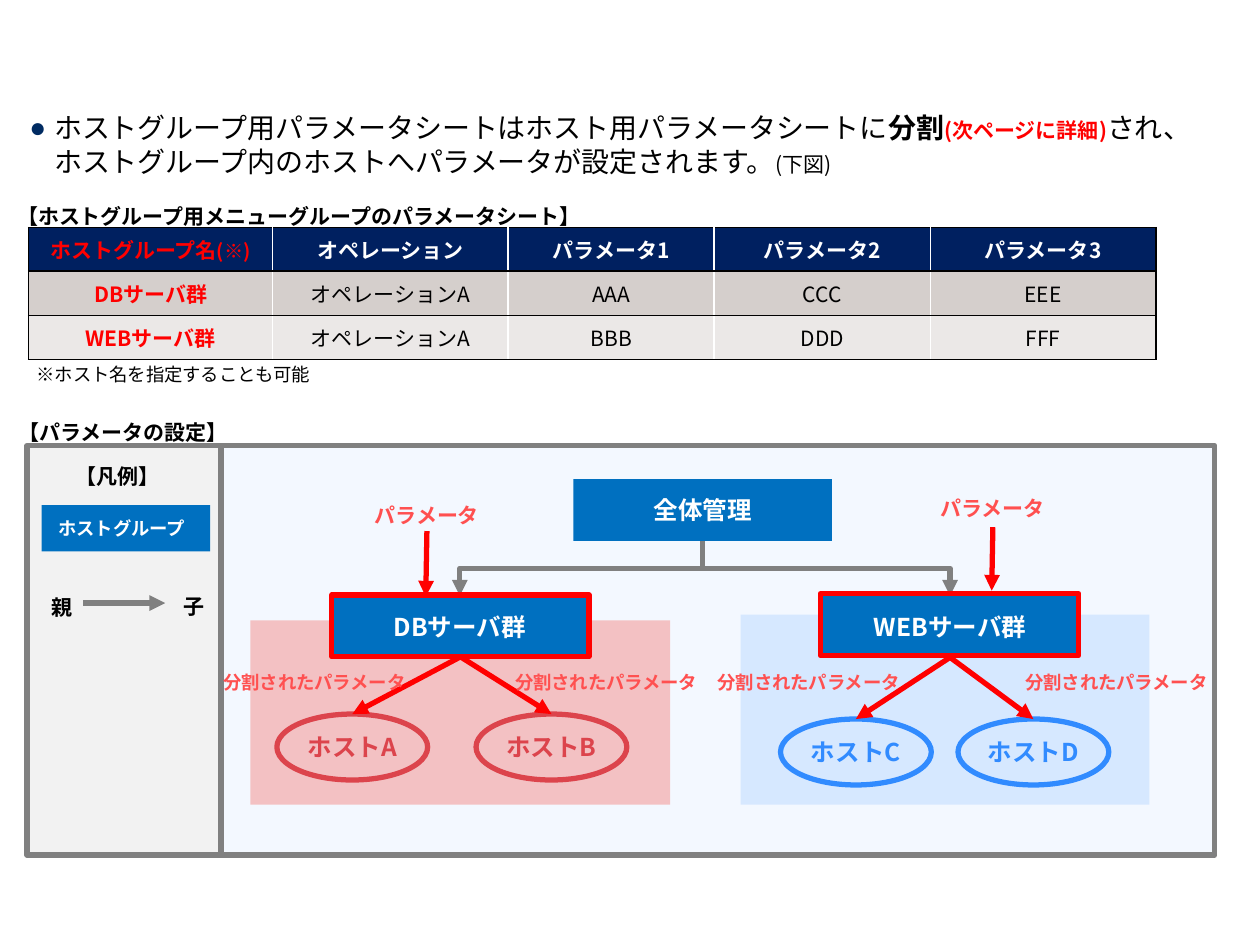
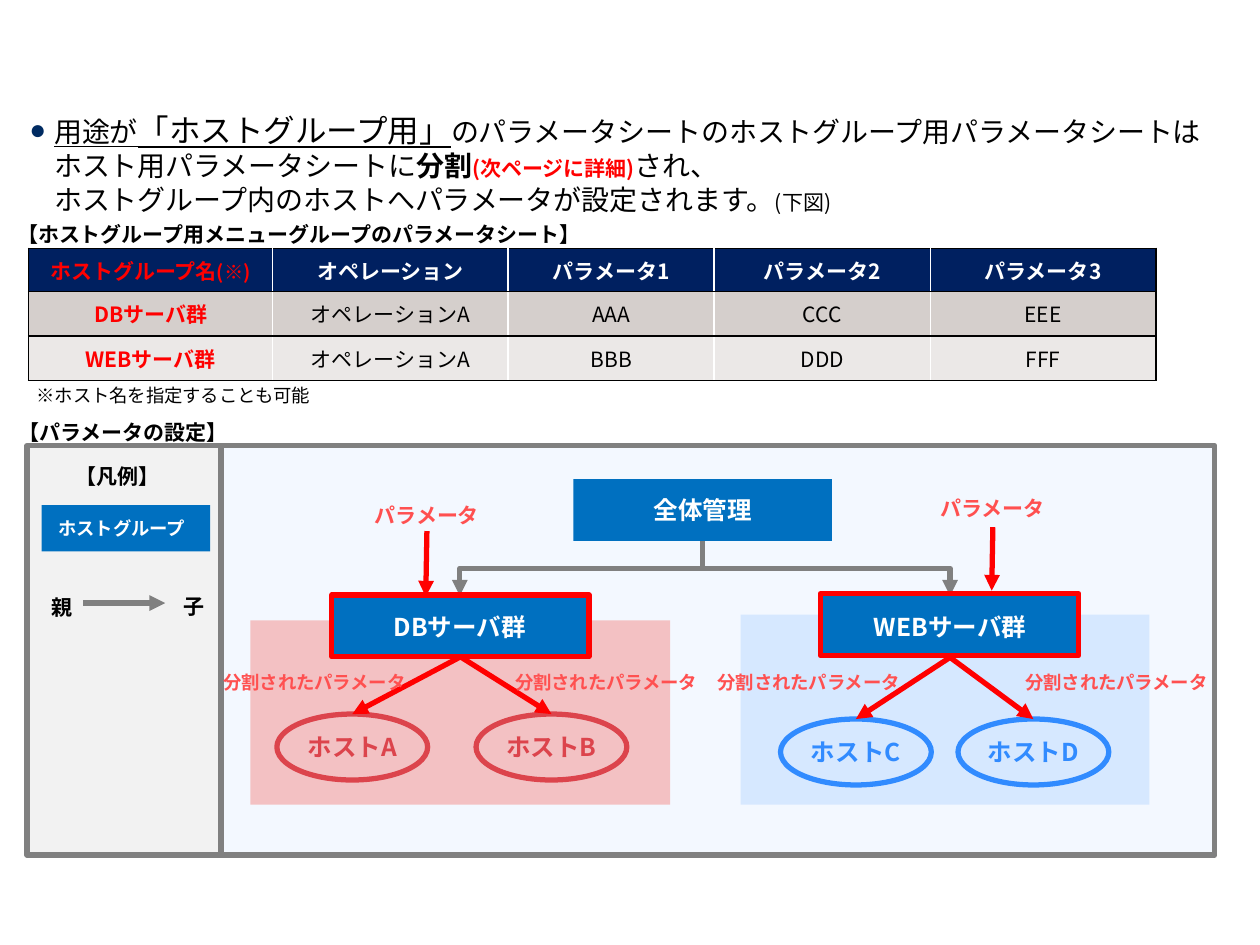
Before and after one commit to exastro-suite/it-automation-docs, a slide deck: slide 24 of asset/Learn_ja/ITA-hg-ps_classroom_lecture_ja.pptx (slide 23 before the commit). Drawn at 1260x945 pixels with LibreOffice and Linux fonts; fonts in the diff are those of the drawing; background and template pictures are left out. Boxes give left, top, right and bottom in pixels: in the first picture for what was removed or moved away, otherwise in the second. Text is boxed around its words. In the diff, an @@ line names an element or a change of style, - is before the commit and + after.

```diff
--- a/asset/Learn_ja/ITA-hg-ps_classroom_lecture_ja.pptx
+++ b/asset/Learn_ja/ITA-hg-ps_classroom_lecture_ja.pptx
@@ text at (54, 115, 1201, 214): text changed @@
-  ● ホストグループ用パラメータシートはホスト用パラメータシートに分割(次ページに詳細)され、ホストグループ内のホストへパラメータが設定されます。(下図)
+  ● 用途が「ホストグループ用」のパラメータシートのホストグループ用パラメータシートは
+    ホスト用パラメータシートに分割(次ページに詳細)され、
+    ホストグループ内のホストへパラメータが設定されます。(下図)
@@ text "【ホストグループ用メニューグループのパラメータシート】": place and size @@
-text "【ホストグループ用メニューグループのパラメータシート】" at (17, 206, 580, 229)
+text "【ホストグループ用メニューグループのパラメータシート】" at (17, 224, 580, 244)
@@ table: place and size @@
-table at (29, 228, 1158, 360)
+table at (29, 248, 1158, 381)
@@ text "※ホスト名を指定することも可能": place and size @@
-text "※ホスト名を指定することも可能" at (37, 365, 311, 383)
+text "※ホスト名を指定することも可能" at (37, 386, 311, 404)
```
Also in this commit, not shown: 24 other slides changed, 1 slide added, 1 other file.
